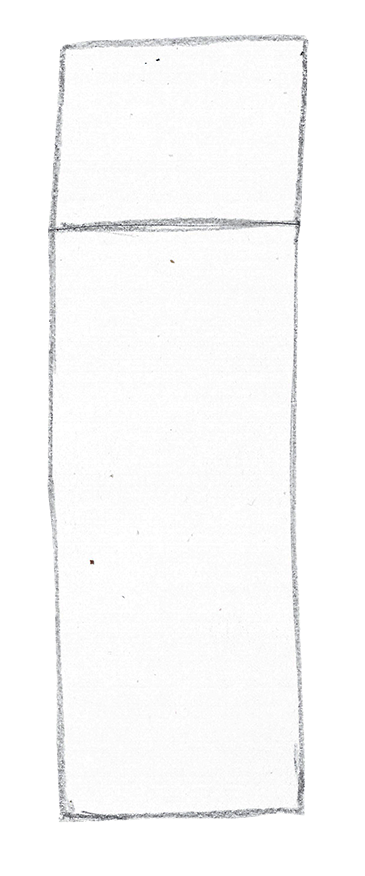
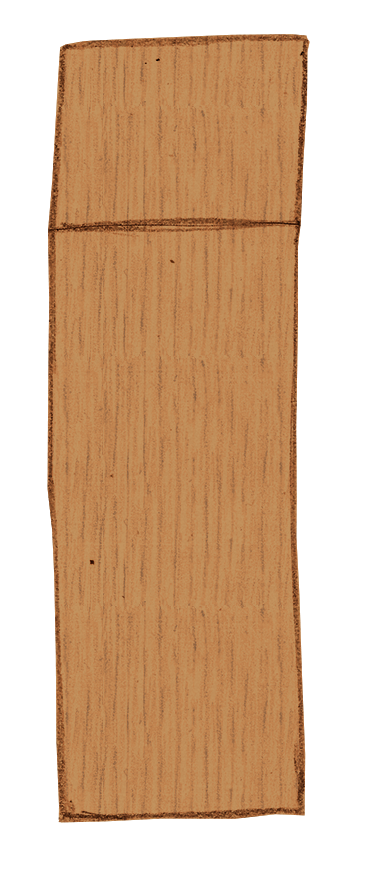
Layer changes from the first 365 × 876 image to the second:
added layer "Calque 2" (multiply, 60%) above "colors" over [47,34,310,823]
added layer "colors" (1st of 2) (multiply, 50%) above "colors" over [47,34,310,823]
added layer "colors" (2nd of 2) (color, 50%) above "Calque 1 copie" over [47,34,310,823]
added layer "Calque 1 copie" (multiply, 50%) above "Calque 1" over [47,34,310,823]
